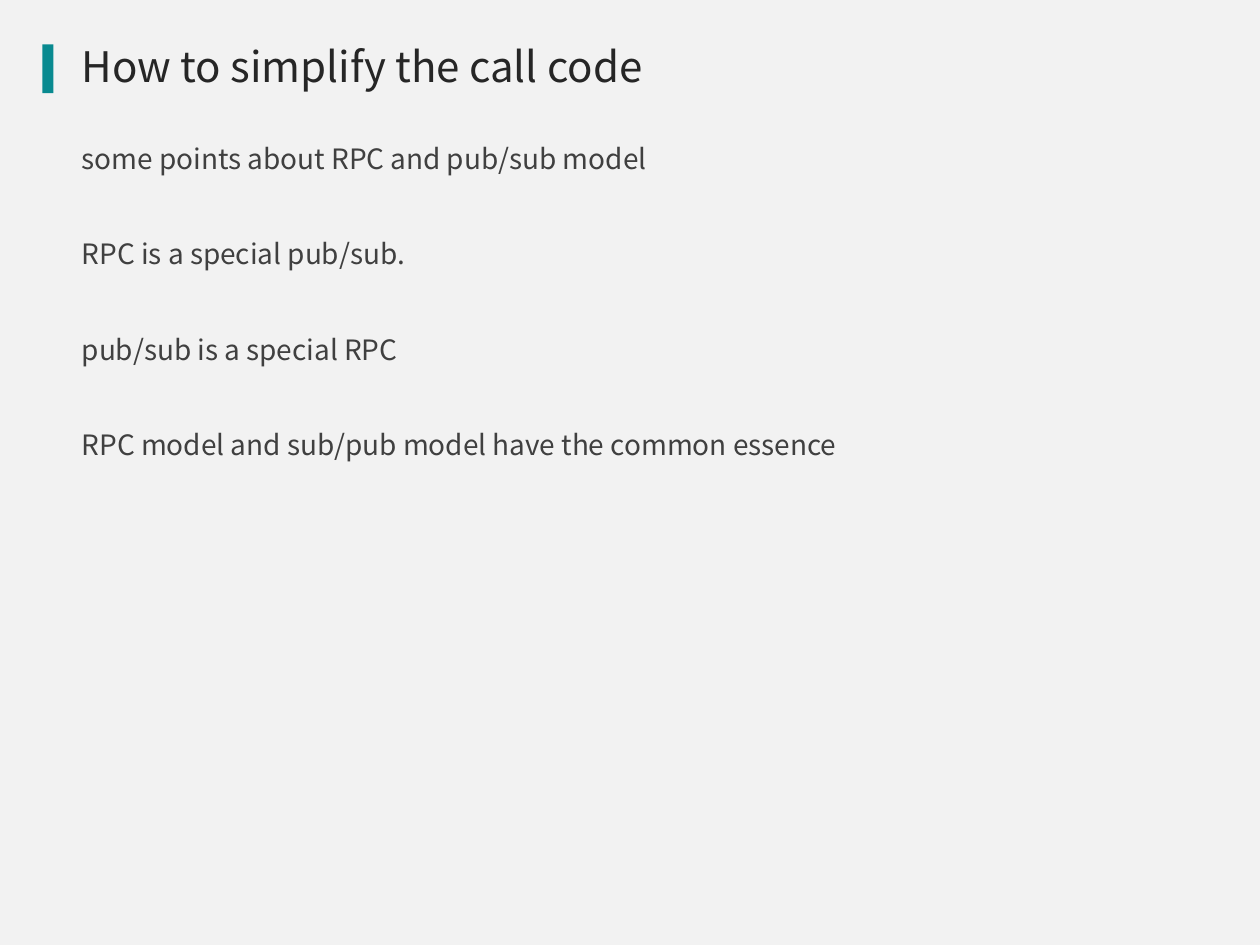
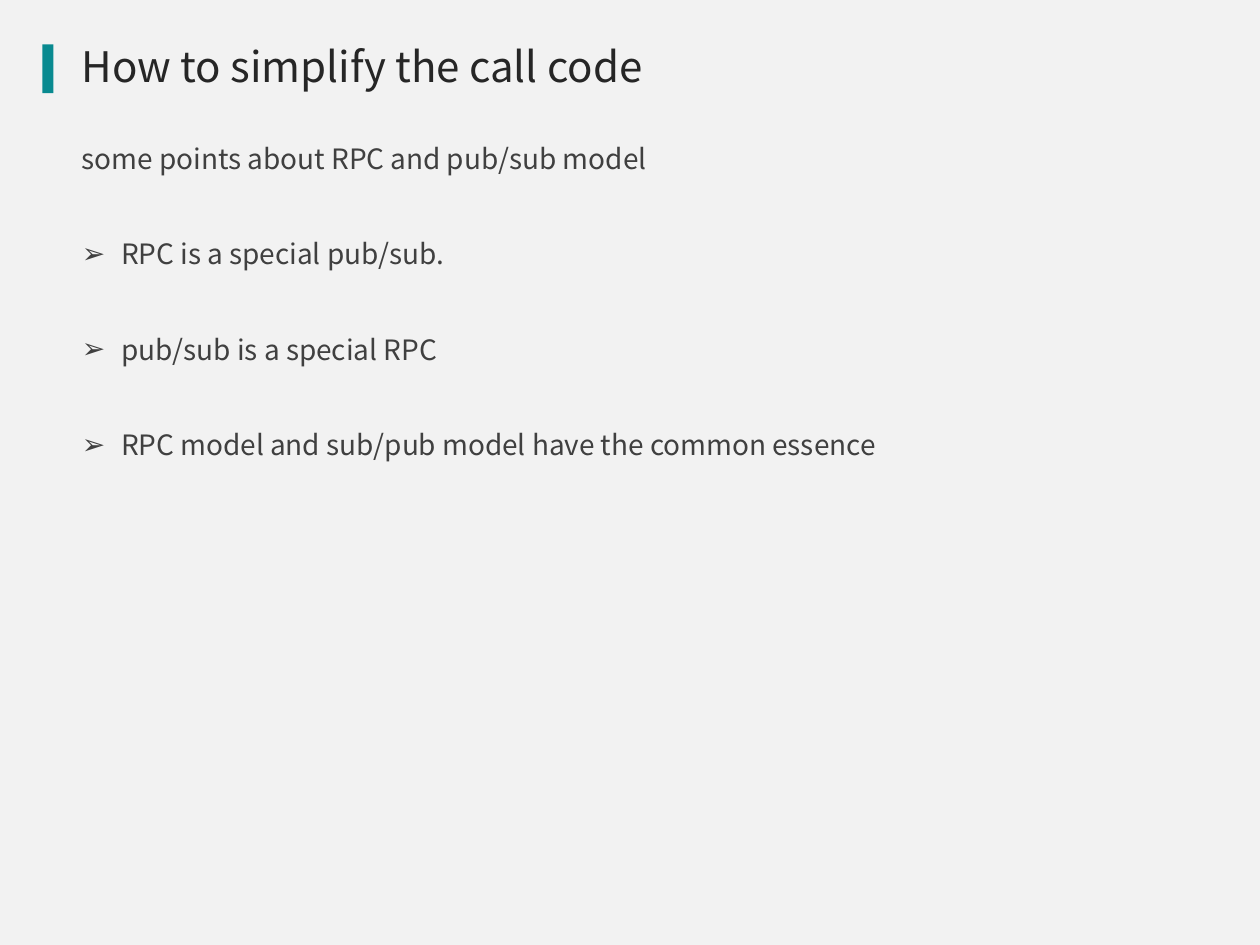
Before and after one commit to qicosmos/cppnow2017-ppt, a slide deck: slide 48 of An easy to use RPC framework implemented by c++11 and c++14.pptx (slide 40 before the commit). Drawn at 1260x945 pixels with LibreOffice and Linux fonts; fonts in the diff are those of the drawing; background and template pictures are left out. Boxes give left, top, right and bottom in pixels: in the first picture for what was removed or moved away, otherwise in the second. Text is boxed around its words. In the diff, an @@ line names an element or a change of style, - is before the commit and + after.

```diff
--- a/An easy to use RPC framework implemented by c++11 and c++14.pptx
+++ b/An easy to use RPC framework implemented by c++11 and c++14.pptx
@@ text at <box>121,241,875,462</box>: bullet none to ➢ @@
```
Also in this commit, not shown: 5 other slides changed, 11 slides added, 3 slides removed.
